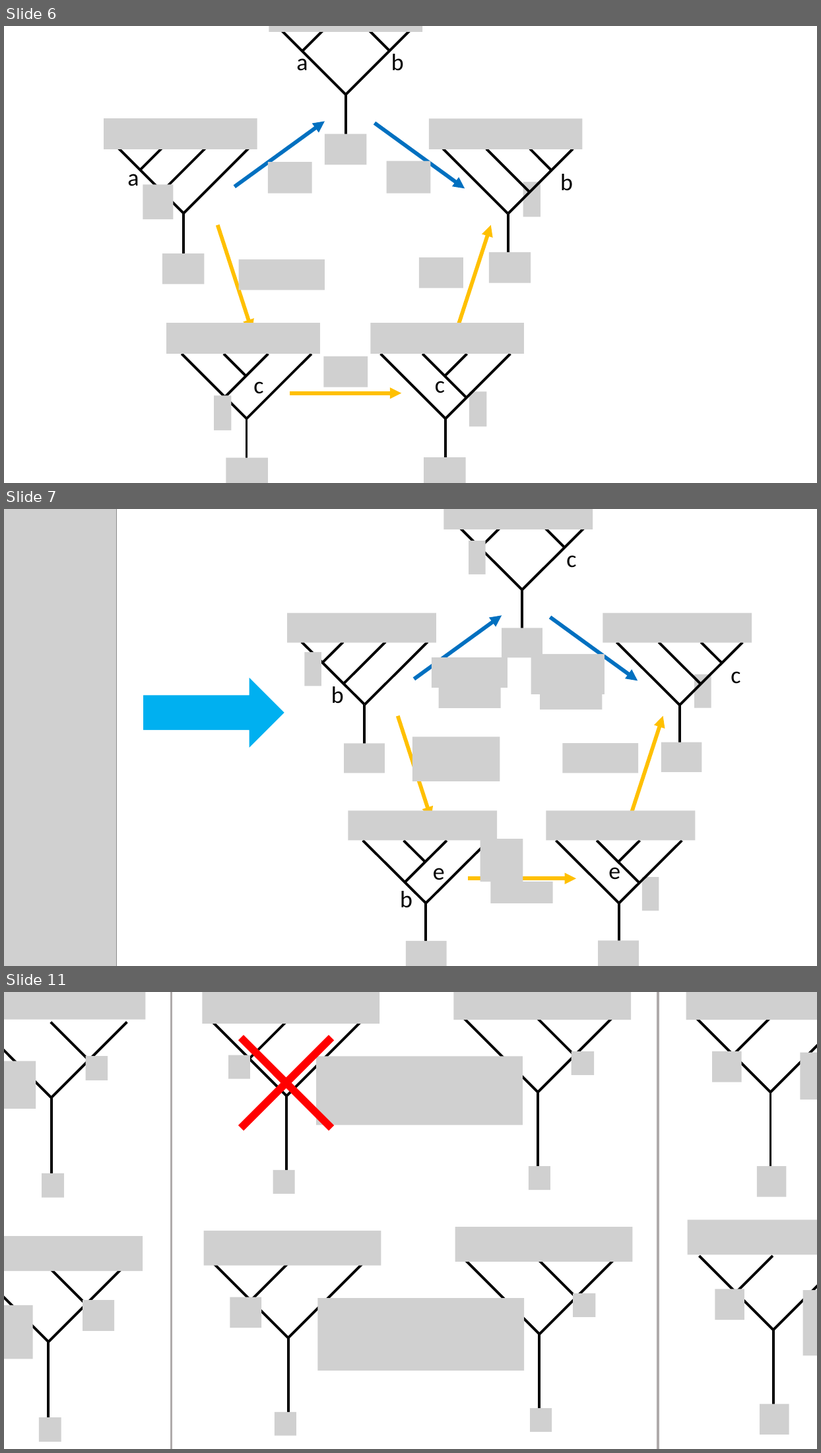
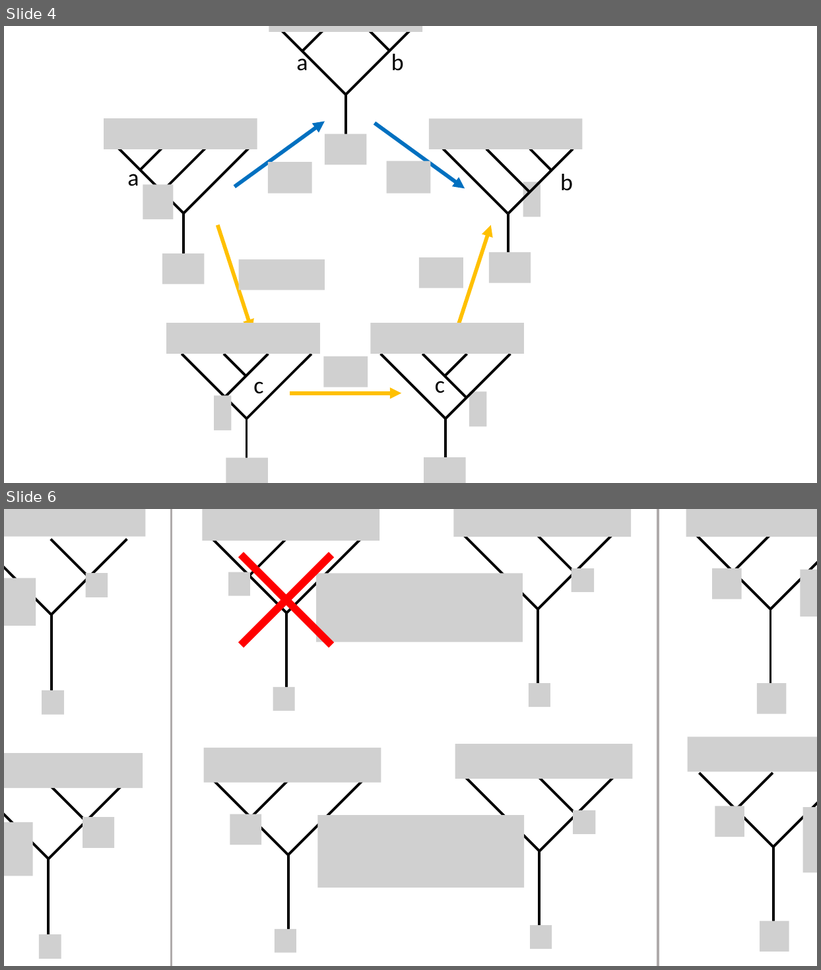
Before and after one commit to yk-liu/yk-liu.github.io, a slide deck: _posts/2019-05-14-Introduction-to-QC-and-TQC-Ising-Anyons/assets/pics.source.pptx. Shown one above the other, each under a label of ours: slides 6, 7 and 11 before the commit, slides 4 and 6 after it; the slides between them are not shown. The pictures are 821x1453 and 821x970 pixels, drawn with LibreOffice and Linux fonts; fonts in the diff are those of the drawing; grey boxes stand for pictures; background and template pictures are left out. Boxes give left, top, right and bottom in pixels: in the first picture for what was removed or moved away, otherwise in the second. Text is boxed around its words. In the diff, an @@ line names an element or a change of style, - is before the commit and + after.

```diff
--- a/_posts/2019-05-14-Introduction-to-QC-and-TQC-Ising-Anyons/assets/pics.source.pptx
+++ b/_posts/2019-05-14-Introduction-to-QC-and-TQC-Ising-Anyons/assets/pics.source.pptx
@@ slide 7 removed at (4, 509, 817, 966), background #FFFFFF @@
@@ picture removed at (4, 509, 117, 966) @@
@@ right arrow removed at (144, 678, 284, 747) @@
@@ group removed at (287, 509, 752, 966): 25 lines, 22 pictures, 6 texts, 5 arrows @@
-b
-c
-e
-b
-e
-c
@@ what was slide 6 is now slide 4 @@
@@ what was slide 11 is now slide 6 @@
```
Also in this commit, not shown: 1 slide changed, 1 slide added, 6 other slides removed, 2 other files.
